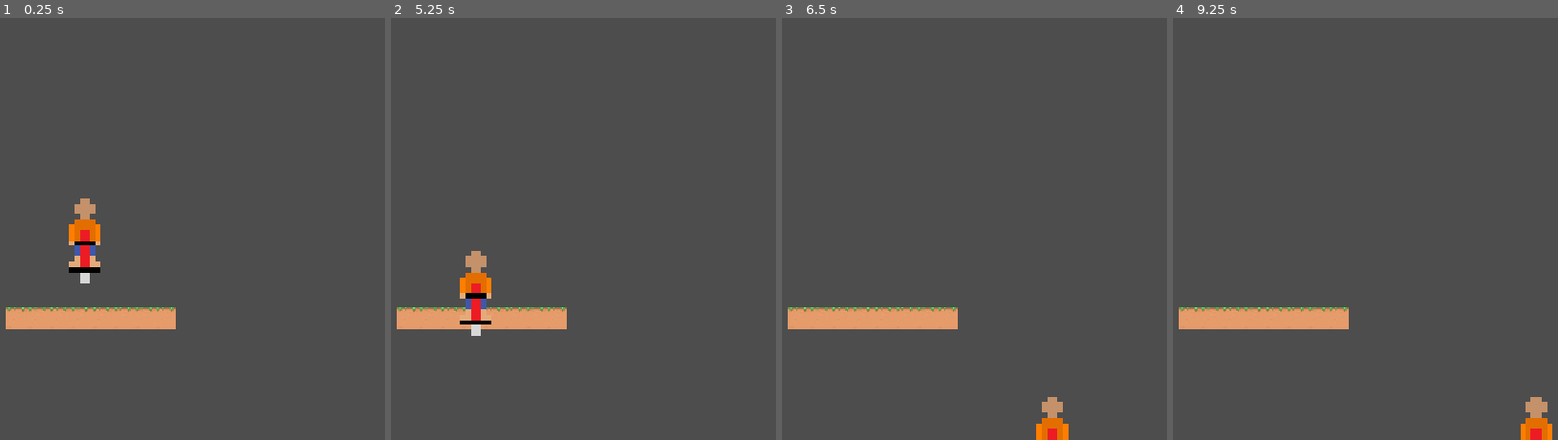
Above: before the commit, frames 1-4 (left to right).
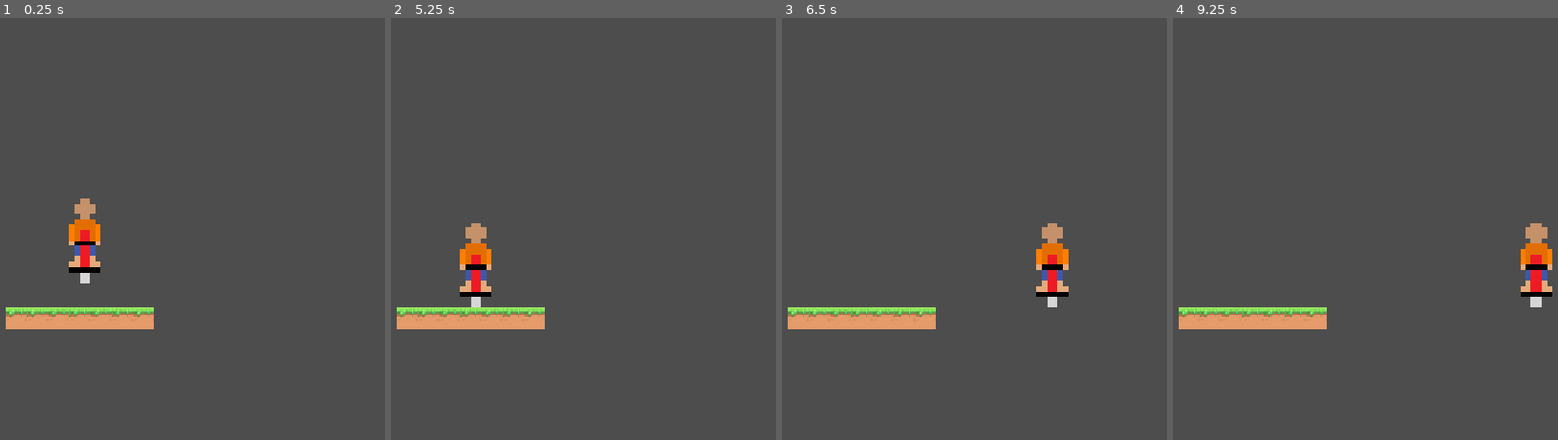
Above: after the commit, the same moments.

Repository: ScarletAkuma/game
Game: Godot game, scene res://main.tscn
The game is run twice, just before and just after one commit, with the same random seed, the same clock (stepped at 60 frames per second) and the same inputs.
Inputs:
- Up to frame 1 (0.25 s): no input
- Up to frame 2 (5.25 s): tap Enter at 0.5, 3.5 s; hold Right (ui_right) 0.53-1.28 s; hold Down (ui_down) 1.28-2.03 s; hold Right (ui_right) 2.03-2.78 s; tap Space at 2.75 s; hold Up (ui_up) 2.78-3.53 s; hold Left (ui_left) 3.53-5.03 s; hold Down (ui_down) from 5.03 s (still down)
- Up to frame 3 (6.5 s): release Down (ui_down) at 5.78 s; hold Right (ui_right) from 5.78 s (still down)
- Up to frame 4 (9.25 s): release Right (ui_right) at 6.53 s; hold Up (ui_up) 6.53-7.28 s; hold Right (ui_right) 7.28-8.03 s; tap Space at 8 s; hold Down (ui_down) 8.03-8.78 s; tap Enter at 8.75 s; hold Left (ui_left) from 8.78 s (still down)

The runs differ from the first frame. In frame 1, 1.1% of the frame differs, in the area x 1-46%, y 68-74%; in frame 2, 2.5%; in frame 3, 2.9%; in frame 4, 2.9%, in the area x 1-99%, y 48-100%.

Commit message:
fixed some shit

Diff:
--- a/main.tscn
+++ b/main.tscn
@@ -6,6 +6,7 @@
 
 [sub_resource type="TileSetAtlasSource" id="TileSetAtlasSource_1bvp3"]
 texture = ExtResource("1_h2yge")
+margins = Vector2i(0, 24)
 texture_region_size = Vector2i(32, 32)
 0:0/0 = 0
 1:0/0 = 0
@@ -93,91 +94,175 @@
 15:4/0 = 0
 16:4/0 = 0
 0:5/0 = 0
+0:5/0/physics_layer_0/polygon_0/points = PackedVector2Array(-16, -16, 16, -16, 16, 16, -16, 16)
 1:5/0 = 0
+1:5/0/physics_layer_0/polygon_0/points = PackedVector2Array(-16, -16, 16, -16, 16, 16, -16, 16)
 2:5/0 = 0
+2:5/0/physics_layer_0/polygon_0/points = PackedVector2Array(-16, -16, 16, -16, 16, 16, -16, 16)
 3:5/0 = 0
+3:5/0/physics_layer_0/polygon_0/points = PackedVector2Array(-16, -16, 16, -16, 16, 16, -16, 16)
 4:5/0 = 0
+4:5/0/physics_layer_0/polygon_0/points = PackedVector2Array(-16, -16, 16, -16, 16, 16, -16, 16)
 5:5/0 = 0
+5:5/0/physics_layer_0/polygon_0/points = PackedVector2Array(-16, -16, 16, -16, 16, 16, -16, 16)
 6:5/0 = 0
+6:5/0/physics_layer_0/polygon_0/points = PackedVector2Array(-16, -16, 16, -16, 16, 16, -16, 16)
 7:5/0 = 0
+7:5/0/physics_layer_0/polygon_0/points = PackedVector2Array(-16, -16, 16, -16, 16, 16, -16, 16)
 8:5/0 = 0
+8:5/0/physics_layer_0/polygon_0/points = PackedVector2Array(-16, -16, 16, -16, 16, 16, -16, 16)
 9:5/0 = 0
+9:5/0/physics_layer_0/polygon_0/points = PackedVector2Array(-16, -16, 16, -16, 16, 16, -16, 16)
 10:5/0 = 0
+10:5/0/physics_layer_0/polygon_0/points = PackedVector2Array(-16, -16, 16, -16, 16, 16, -16, 16)
 11:5/0 = 0
+11:5/0/physics_layer_0/polygon_0/points = PackedVector2Array(-16, -16, 16, -16, 16, 16, -16, 16)
 12:5/0 = 0
+12:5/0/physics_layer_0/polygon_0/points = PackedVector2Array(-16, -16, 16, -16, 16, 16, -16, 16)
 13:5/0 = 0
+13:5/0/physics_layer_0/polygon_0/points = PackedVector2Array(-16, -16, 16, -16, 16, 16, -16, 16)
 14:5/0 = 0
+14:5/0/physics_layer_0/polygon_0/points = PackedVector2Array(-16, -16, 16, -16, 16, 16, -16, 16)
 15:5/0 = 0
+15:5/0/physics_layer_0/polygon_0/points = PackedVector2Array(-16, -16, 16, -16, 16, 16, -16, 16)
 16:5/0 = 0
+16:5/0/physics_layer_0/polygon_0/points = PackedVector2Array(-16, -16, 16, -16, 16, 16, -16, 16)
 0:6/0 = 0
+0:6/0/physics_layer_0/polygon_0/points = PackedVector2Array(-16, -16, 16, -16, 16, 16, -16, 16)
 1:6/0 = 0
+1:6/0/physics_layer_0/polygon_0/points = PackedVector2Array(-16, -16, 16, -16, 16, 16, -16, 16)
 2:6/0 = 0
+2:6/0/physics_layer_0/polygon_0/points = PackedVector2Array(-16, -16, 16, -16, 16, 16, -16, 16)
 3:6/0 = 0
+3:6/0/physics_layer_0/polygon_0/points = PackedVector2Array(-16, -16, 16, -16, 16, 16, -16, 16)
 4:6/0 = 0
+4:6/0/physics_layer_0/polygon_0/points = PackedVector2Array(-16, -16, 16, -16, 16, 16, -16, 16)
 5:6/0 = 0
+5:6/0/physics_layer_0/polygon_0/points = PackedVector2Array(-16, -16, 16, -16, 16, 16, -16, 16)
 6:6/0 = 0
+6:6/0/physics_layer_0/polygon_0/points = PackedVector2Array(-16, -16, 16, -16, 16, 16, -16, 16)
 7:6/0 = 0
+7:6/0/physics_layer_0/polygon_0/points = PackedVector2Array(-16, -16, 16, -16, 16, 16, -16, 16)
 8:6/0 = 0
+8:6/0/physics_layer_0/polygon_0/points = PackedVector2Array(-16, -16, 16, -16, 16, 16, -16, 16)
 9:6/0 = 0
 9:6/0/physics_layer_0/polygon_0/points = PackedVector2Array(-16, -16, 16, -16, 16, 16, -16, 16)
 10:6/0 = 0
+10:6/0/physics_layer_0/polygon_0/points = PackedVector2Array(-16, -16, 16, -16, 16, 16, -16, 16)
 11:6/0 = 0
+11:6/0/physics_layer_0/polygon_0/points = PackedVector2Array(-16, -16, 16, -16, 16, 16, -16, 16)
 12:6/0 = 0
+12:6/0/physics_layer_0/polygon_0/points = PackedVector2Array(-16, -16, 16, -16, 16, 16, -16, 16)
 13:6/0 = 0
+13:6/0/physics_layer_0/polygon_0/points = PackedVector2Array(-16, -16, 16, -16, 16, 16, -16, 16)
 14:6/0 = 0
+14:6/0/physics_layer_0/polygon_0/points = PackedVector2Array(-16, -16, 16, -16, 16, 16, -16, 16)
 15:6/0 = 0
+15:6/0/physics_layer_0/polygon_0/points = PackedVector2Array(-16, -16, 16, -16, 16, 16, -16, 16)
 16:6/0 = 0
+16:6/0/physics_layer_0/polygon_0/points = PackedVector2Array(-16, -16, 16, -16, 16, 16, -16, 16)
 0:7/0 = 0
+0:7/0/physics_layer_0/polygon_0/points = PackedVector2Array(-16, -16, 16, -16, 16, 16, -16, 16)
 1:7/0 = 0
+1:7/0/physics_layer_0/polygon_0/points = PackedVector2Array(-16, -16, 16, -16, 16, 16, -16, 16)
 2:7/0 = 0
+2:7/0/physics_layer_0/polygon_0/points = PackedVector2Array(-16, -16, 16, -16, 16, 16, -16, 16)
 3:7/0 = 0
+3:7/0/physics_layer_0/polygon_0/points = PackedVector2Array(-16, -16, 16, -16, 16, 16, -16, 16)
 4:7/0 = 0
+4:7/0/physics_layer_0/polygon_0/points = PackedVector2Array(-16, -16, 16, -16, 16, 16, -16, 16)
 5:7/0 = 0
+5:7/0/physics_layer_0/polygon_0/points = PackedVector2Array(-16, -16, 16, -16, 16, 16, -16, 16)
 6:7/0 = 0
+6:7/0/physics_layer_0/polygon_0/points = PackedVector2Array(-16, -16, 16, -16, 16, 16, -16, 16)
 7:7/0 = 0
+7:7/0/physics_layer_0/polygon_0/points = PackedVector2Array(-16, -16, 16, -16, 16, 16, -16, 16)
 8:7/0 = 0
+8:7/0/physics_layer_0/polygon_0/points = PackedVector2Array(-16, -16, 16, -16, 16, 16, -16, 16)
 9:7/0 = 0
+9:7/0/physics_layer_0/polygon_0/points = PackedVector2Array(-16, -16, 16, -16, 16, 16, -16, 16)
 10:7/0 = 0
+10:7/0/physics_layer_0/polygon_0/points = PackedVector2Array(-16, -16, 16, -16, 16, 16, -16, 16)
 11:7/0 = 0
+11:7/0/physics_layer_0/polygon_0/points = PackedVector2Array(-16, -16, 16, -16, 16, 16, -16, 16)
 12:7/0 = 0
+12:7/0/physics_layer_0/polygon_0/points = PackedVector2Array(-16, -16, 16, -16, 16, 16, -16, 16)
 13:7/0 = 0
+13:7/0/physics_layer_0/polygon_0/points = PackedVector2Array(-16, -16, 16, -16, 16, 16, -16, 16)
 14:7/0 = 0
+14:7/0/physics_layer_0/polygon_0/points = PackedVector2Array(-16, -16, 16, -16, 16, 16, -16, 16)
 15:7/0 = 0
+15:7/0/physics_layer_0/polygon_0/points = PackedVector2Array(-16, -16, 16, -16, 16, 16, -16, 16)
 16:7/0 = 0
+16:7/0/physics_layer_0/polygon_0/points = PackedVector2Array(-16, -16, 16, -16, 16, 16, -16, 16)
 0:8/0 = 0
+0:8/0/physics_layer_0/polygon_0/points = PackedVector2Array(-16, -16, 16, -16, 16, 16, -16, 16)
 1:8/0 = 0
+1:8/0/physics_layer_0/polygon_0/points = PackedVector2Array(-16, -16, 16, -16, 16, 16, -16, 16)
 2:8/0 = 0
+2:8/0/physics_layer_0/polygon_0/points = PackedVector2Array(-16, -16, 16, -16, 16, 16, -16, 16)
 3:8/0 = 0
+3:8/0/physics_layer_0/polygon_0/points = PackedVector2Array(-16, -16, 16, -16, 16, 16, -16, 16)
 4:8/0 = 0
+4:8/0/physics_layer_0/polygon_0/points = PackedVector2Array(-16, -16, 16, -16, 16, 16, -16, 16)
 5:8/0 = 0
+5:8/0/physics_layer_0/polygon_0/points = PackedVector2Array(-16, -16, 16, -16, 16, 16, -16, 16)
 6:8/0 = 0
+6:8/0/physics_layer_0/polygon_0/points = PackedVector2Array(-16, -16, 16, -16, 16, 16, -16, 16)
 7:8/0 = 0
+7:8/0/physics_layer_0/polygon_0/points = PackedVector2Array(-16, -16, 16, -16, 16, 16, -16, 16)
 8:8/0 = 0
+8:8/0/physics_layer_0/polygon_0/points = PackedVector2Array(-16, -16, 16, -16, 16, 16, -16, 16)
 9:8/0 = 0
+9:8/0/physics_layer_0/polygon_0/points = PackedVector2Array(-16, -16, 16, -16, 16, 16, -16, 16)
 10:8/0 = 0
+10:8/0/physics_layer_0/polygon_0/points = PackedVector2Array(-16, -16, 16, -16, 16, 16, -16, 16)
 11:8/0 = 0
+11:8/0/physics_layer_0/polygon_0/points = PackedVector2Array(-16, -16, 16, -16, 16, 16, -16, 16)
 12:8/0 = 0
+12:8/0/physics_layer_0/polygon_0/points = PackedVector2Array(-16, -16, 16, -16, 16, 16, -16, 16)
 13:8/0 = 0
+13:8/0/physics_layer_0/polygon_0/points = PackedVector2Array(-16, -16, 16, -16, 16, 16, -16, 16)
 14:8/0 = 0
+14:8/0/physics_layer_0/polygon_0/points = PackedVector2Array(-16, -16, 16, -16, 16, 16, -16, 16)
 15:8/0 = 0
+15:8/0/physics_layer_0/polygon_0/points = PackedVector2Array(-16, -16, 16, -16, 16, 16, -16, 16)
 16:8/0 = 0
+16:8/0/physics_layer_0/polygon_0/points = PackedVector2Array(-16, -16, 16, -16, 16, 16, -16, 16)
 0:9/0 = 0
+0:9/0/physics_layer_0/polygon_0/points = PackedVector2Array(-16, -16, 16, -16, 16, 16, -16, 16)
 1:9/0 = 0
+1:9/0/physics_layer_0/polygon_0/points = PackedVector2Array(-16, -16, 16, -16, 16, 16, -16, 16)
 2:9/0 = 0
+2:9/0/physics_layer_0/polygon_0/points = PackedVector2Array(-16, -16, 16, -16, 16, 16, -16, 16)
 3:9/0 = 0
+3:9/0/physics_layer_0/polygon_0/points = PackedVector2Array(-16, -16, 16, -16, 16, 16, -16, 16)
 4:9/0 = 0
+4:9/0/physics_layer_0/polygon_0/points = PackedVector2Array(-16, -16, 16, -16, 16, 16, -16, 16)
 5:9/0 = 0
+5:9/0/physics_layer_0/polygon_0/points = PackedVector2Array(-16, -16, 16, -16, 16, 16, -16, 16)
 6:9/0 = 0
+6:9/0/physics_layer_0/polygon_0/points = PackedVector2Array(-16, -16, 16, -16, 16, 16, -16, 16)
 7:9/0 = 0
+7:9/0/physics_layer_0/polygon_0/points = PackedVector2Array(-16, -16, 16, -16, 16, 16, -16, 16)
 8:9/0 = 0
+8:9/0/physics_layer_0/polygon_0/points = PackedVector2Array(-16, -16, 16, -16, 16, 16, -16, 16)
 9:9/0 = 0
+9:9/0/physics_layer_0/polygon_0/points = PackedVector2Array(-16, -16, 16, -16, 16, 16, -16, 16)
 10:9/0 = 0
+10:9/0/physics_layer_0/polygon_0/points = PackedVector2Array(-16, -16, 16, -16, 16, 16, -16, 16)
 11:9/0 = 0
+11:9/0/physics_layer_0/polygon_0/points = PackedVector2Array(-16, -16, 16, -16, 16, 16, -16, 16)
 12:9/0 = 0
+12:9/0/physics_layer_0/polygon_0/points = PackedVector2Array(-16, -16, 16, -16, 16, 16, -16, 16)
 13:9/0 = 0
+13:9/0/physics_layer_0/polygon_0/points = PackedVector2Array(-16, -16, 16, -16, 16, 16, -16, 16)
 14:9/0 = 0
+14:9/0/physics_layer_0/polygon_0/points = PackedVector2Array(-16, -16, 16, -16, 16, 16, -16, 16)
 15:9/0 = 0
+15:9/0/physics_layer_0/polygon_0/points = PackedVector2Array(-16, -16, 16, -16, 16, 16, -16, 16)
 16:9/0 = 0
+16:9/0/physics_layer_0/polygon_0/points = PackedVector2Array(-16, -16, 16, -16, 16, 16, -16, 16)
 0:10/0 = 0
 1:10/0 = 0
 2:10/0 = 0
@@ -201,10 +286,13 @@
 physics_layer_0/collision_layer = 1
 sources/1 = SubResource("TileSetAtlasSource_1bvp3")
 
+[sub_resource type="RectangleShape2D" id="RectangleShape2D_h2yge"]
+size = Vector2(37, 123)
+
 [node name="Node2D" type="Node2D" unique_id=624461120]
 
 [node name="TileMapLayer" type="TileMapLayer" parent="." unique_id=985201286]
-tile_map_data = PackedByteArray("AAASAA4AAQAKAAYAAAATAA4AAQAKAAYAAAAUAA4AAQAKAAYAAAAVAA4AAQAKAAYAAAAWAA4AAQAKAAYAAAAXAA4AAQAKAAYAAAAYAA4AAQAKAAYAAAAZAA4AAQAKAAYAAAA=")
+tile_map_data = PackedByteArray("AAASAA4AAQAJAAUAAAATAA4AAQAJAAUAAAAUAA4AAQAJAAUAAAAVAA4AAQAJAAUAAAAWAA4AAQAJAAUAAAAXAA4AAQAJAAUAAAAYAA4AAQAJAAUAAAA=")
 tile_set = SubResource("TileSet_cdmtq")
 
 [node name="Player" type="CharacterBody2D" parent="." unique_id=2101166800]
@@ -217,3 +305,5 @@
 texture = ExtResource("2_h2yge")
 
 [node name="CollisionShape2D" type="CollisionShape2D" parent="Player" unique_id=614406060]
+position = Vector2(2.5, -64.5)
+shape = SubResource("RectangleShape2D_h2yge")
